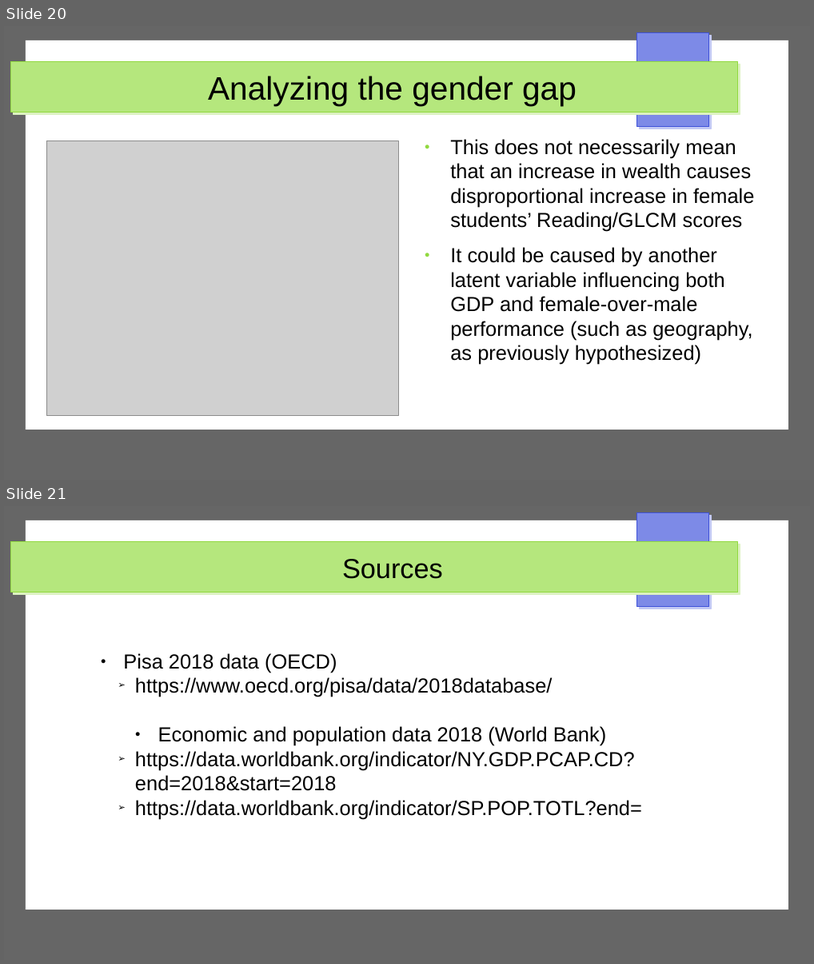
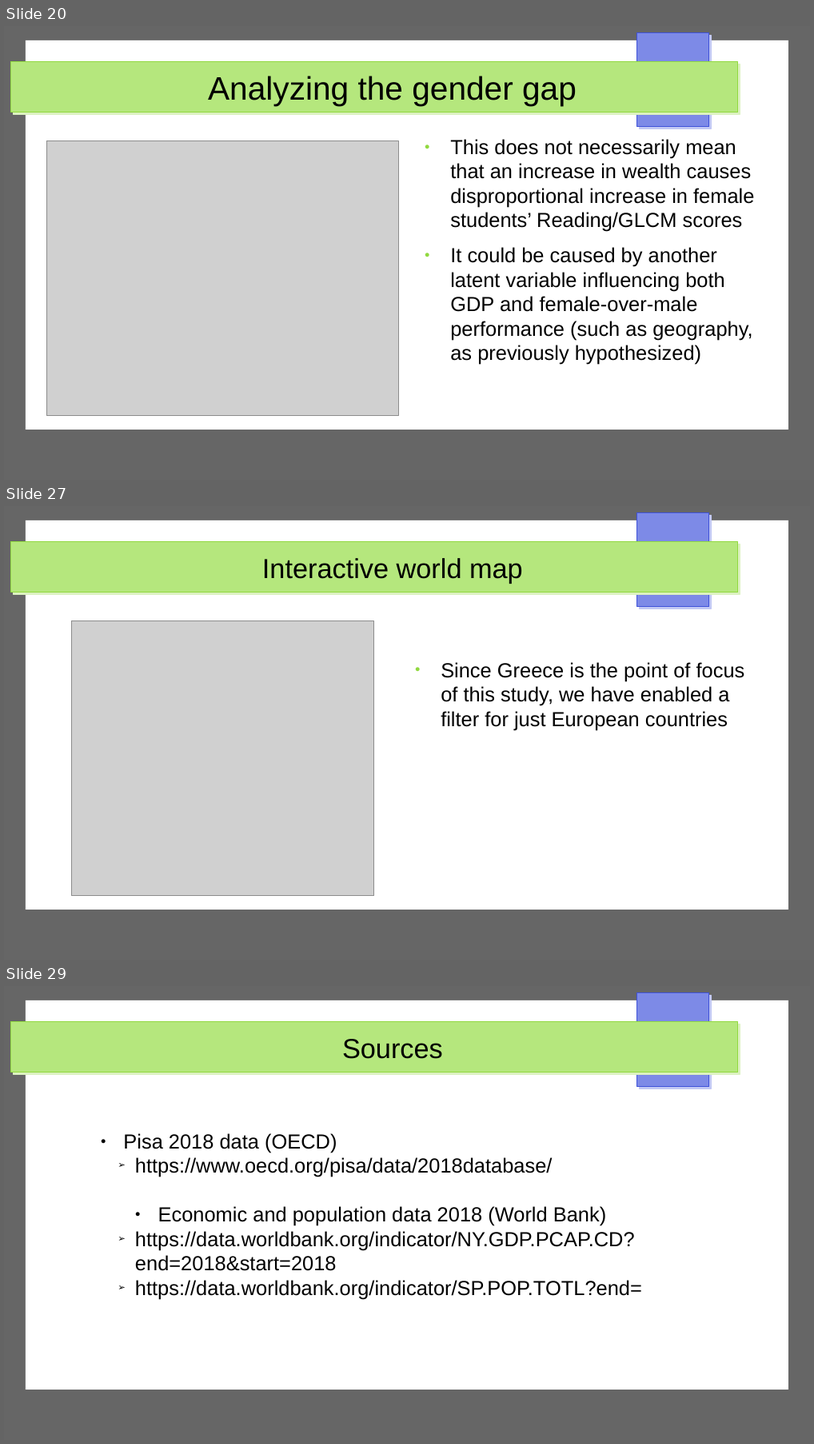
Before and after one commit to dimits-ts/visualization-assignments, a slide deck: presentation-static.odp. Shown one above the other, each under a label of ours: slides 20 and 21 before the commit, slides 20, 27 and 29 after it; the slides between them are not shown. The pictures are 814x964 and 814x1444 pixels, drawn with LibreOffice and Linux fonts; fonts in the diff are those of the drawing; grey boxes stand for pictures. Boxes give left, top, right and bottom in pixels: in the first picture for what was removed or moved away, otherwise in the second. Text is boxed around its words. In the diff, an @@ line names an element or a change of style, - is before the commit and + after.

Commit message:
add interactive plots to presentation

```diff
--- a/presentation-static.odp
+++ b/presentation-static.odp
@@ slide 27 added at [4,506,810,960], background #FFFFFF; not listed: 4 template elements that a slide beside it also shows @@
@@ title added at [262,558,523,583], 27 pt, text #000000 @@
+Interactive world map
@@ picture added at [72,621,374,896] @@
@@ text added at [441,662,746,730], 20 pt, text #000000 @@
+● Since Greece is the point of focus of this study, we have enabled a filter for just European countries
@@ what was slide 21 is now slide 29 @@
```
Also in this commit, not shown: 7 other slides added.
